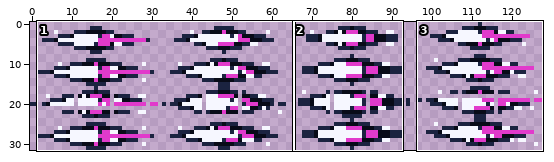
Pixel-art file: game/assets/source/animation/weapon_spectrum_collapse_attack.aseprite. Above, an overview of the earlier version with the close-up marked.
Close-up. Old version:
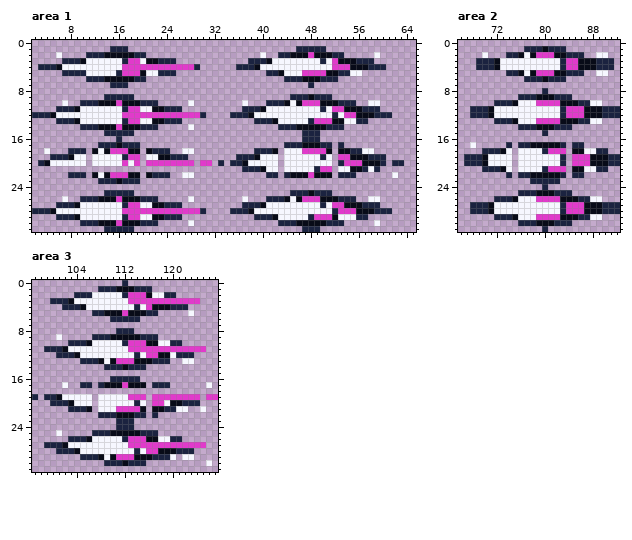
128x32 pixels, 1 frame. Shown: area 1: x 2..65, y 0..31; area 2: x 66..92, y 0..31; area 3: x 97..127, y 0..31.
After the commit:
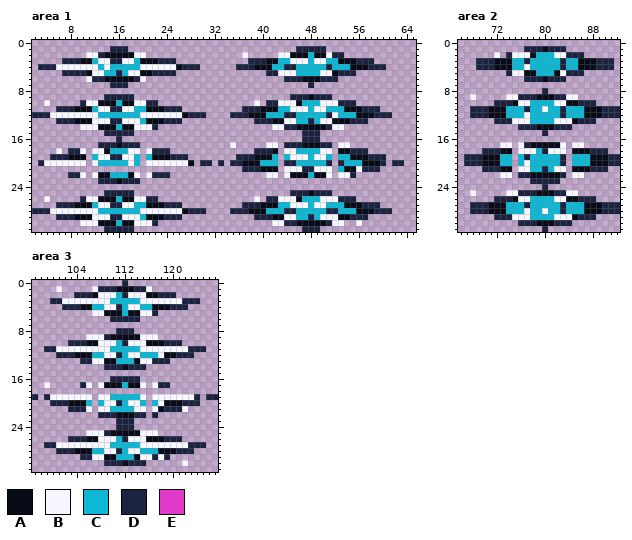
Palette (. is transparent): A #080b18  B #f6f7ff  C #0eb8d4  D #1b2340  E #e13acb
The author wrote: fix(art): distinguish evolved weapon attack animations
Difference:
Area 1:
y 2: x 6 B -> .; x 11..12 DD -> BB; x 19..20 DD -> BB; x 37 . -> B; x 40 B -> .; x 43..44 DD -> BB; x 48 E -> C; x 51 A -> B; x 59 B -> .
y 3: x 11..12 BB -> AC; x 15..20 BBDEEB -> DDBBCA; x 42..44 BBB -> ACC; x 48 B -> C; x 50..52 DBE -> BCC
y 4: x 6 A -> B; x 13 B -> C; x 15..28 BBEEEEEEEEEEEE -> CCCCCBBBBBBADD; x 40..54 BBBBBBBBBBBBEEE -> AACCDDCCCCCDCCC
y 5: x 11 B -> A; x 14..15 BB -> CC; x 17..19 EEE -> CBB; x 21..22 BB -> AD; x 43 A -> B; x 46..51 BEEEEA -> CCCCBB; x 55..56 BB -> D.
y 6: x 11 D -> B; x 20 D -> B
y 10: x 4 . -> B; x 7 B -> .; x 11..12 DD -> BB; x 16 E -> C; x 19..20 AD -> BB; x 28 B -> .; x 37 B -> .; x 39 . -> B; x 43..44 DA -> BB; x 47..52 EEEAAA -> CCCBBB; x 58..59 BB -> ..
y 11: x 10..12 BBB -> AAC; x 15..21 BBDEEBB -> DDBBCCA; x 41..44 BBBB -> AACC; x 48 B -> C; x 50..53 DBEE -> BCCC
y 12: x 5 A -> B; x 13..29 BBBBEEEEEEEEEEEEE -> CCCCCCCBBBBBBBADD; x 39..55 BBBBBBBBBBBBBDBEE -> AACCCDDCCCCCDBCCC
y 13: x 10..11 BB -> AA; x 15..21 BBDEEBB -> DDBBBCA; x 43 B -> A; x 46..47 BB -> CC; x 49..51 EEE -> CBB; x 54..55 BB -> AD
y 14: x 10..12 DDD -> BBB; x 16 E -> C; x 19..21 ADD -> BBB; x 28 B -> .; x 42..43 .D -> BB; x 52..53 DD -> BB
y 17: x 35 . -> B; x 41..42 .. -> BB; x 53..54 D. -> BB
y 18: x 4 B -> .; x 6 . -> B; x 10 D -> B; x 12 A -> B; x 15..19 EEEAA -> CCCBB; x 21 A -> B; x 27..28 BB -> ..; x 46..51 BEEEEA -> CCCCBB; x 57..58 BB -> D.
y 19: x 9..10 BB -> AA; x 12 B -> C; x 15..19 BBDEE -> DDBBC; x 21..22 BB -> CA; x 40..42 BBB -> AAC; x 44 B -> C; x 48 B -> C; x 50..51 DB -> BC; x 53..54 EE -> CC
y 20: x 4 A -> B; x 13..17 BBBBE -> CCCCC; x 19 E -> C; x 21..28 EEEEEEEE -> BBBBBBBA; x 30..31 EE -> DD; x 38..42 BBBBB -> AACCC; x 44..51 BBBBBBBB -> DDCCCCCD; x 54..56 EEE -> CCC
y 21: x 41..42 BB -> AA; x 47..51 BBDEE -> DDBBB; x 53..54 BB -> CA; x 56 A -> B; x 58 B -> D
y 22: x 10 D -> B; x 12..13 AB -> BA; x 15..17 EEE -> CCC; x 19 A -> B; x 21 A -> B; x 27..28 BB -> ..; x 41..42 DD -> BB; x 44 D -> B; x 48 E -> C; x 51 A -> B; x 53..54 DD -> BB; x 62 B -> .
y 26: x 4 . -> B; x 7 B -> .; x 11..12 DD -> BB; x 16 E -> C; x 19..20 AD -> BB; x 28 B -> .; x 37 B -> .; x 39 . -> B; x 43..44 DA -> BB; x 47..52 EEEAAA -> CCCBBB; x 58..59 BB -> ..
y 27: x 10..12 BBB -> AAC; x 15..21 BBDEEBB -> DDBBCCA; x 41..44 BBBB -> AACC; x 48 B -> C; x 50..53 DBEE -> BCCC
y 28: x 5 A -> B; x 13..29 BBBBEEEEEEEEEEEEE -> CCCCCCCBBBBBBBADD; x 39..51 BBBBBBBBBBBBB -> AACCCDDCCCCCD; x 53..55 EEE -> CCC
y 29: x 10..11 BB -> AA; x 15..21 BBDEEBB -> DDBBBCA; x 43 B -> A; x 46..47 BB -> CC; x 49..55 EEEABBB -> CBBBAAD
y 30: x 10..12 DDD -> BBB; x 16 E -> C; x 19..21 ADD -> BBB; x 28 B -> .; x 42..43 .D -> BB; x 52..53 DD -> BB; x 56 . -> B; x 59 B -> .
Area 2:
y 2: x 70 B -> .; x 72 . -> B; x 75..76 DA -> BB; x 79..83 EEEAA -> CCCBB; x 89..90 BB -> ..
y 3: x 73..82 BBBBBBBBBB -> AACCDCCCCC; x 84..85 EE -> CC
y 4: x 73..76 BBBB -> AACC; x 78..82 BBBBB -> CCCCC; x 84..85 EE -> CC
y 5: x 75..77 DAB -> BBA; x 79..81 EEE -> CCC; x 83 A -> B; x 89..90 BB -> ..
y 9: x 68 . -> B; x 74..75 .. -> BB; x 84..85 D. -> BB
y 10: x 78..83 BEEEEA -> CCCCBB; x 88..89 BB -> D.
y 11: x 72..79 BBBBBBBB -> AACCCDCC; x 81..82 BB -> CC; x 84..86 EEE -> CCC
y 12: x 72..76 BBBBB -> AACCC; x 78..82 BBBBB -> CCCCC; x 84..86 EEE -> CCC
y 13: x 75 A -> B; x 78..84 BEEEEAA -> CCCCBBB; x 88..89 BB -> D.
y 17: x 68 B -> .; x 73..74 .D -> BB; x 76 D -> B; x 83 D -> B; x 85..86 DD -> BB
y 18: x 74 B -> A; x 79 B -> C; x 81..83 EEE -> BBB; x 87..88 BB -> AD
y 19: x 71..74 BBBB -> AACC; x 76..82 BBBBBBB -> CDCCCCC; x 85..87 EEE -> CCC
y 20: x 71..74 BBBB -> AACC; x 76 B -> C; x 78..82 BBBBB -> CCCCC; x 85..87 EEE -> CCC
y 21: x 74 B -> A; x 78..79 BB -> CC; x 81..83 EEE -> CBB; x 87..88 BB -> AD
y 22: x 73..74 .D -> BB; x 85..86 DD -> BB
y 25: x 68 . -> B; x 74..75 .. -> BB; x 84..85 D. -> BB
y 26: x 78..83 BEEEEA -> CCCCBB; x 88..89 BB -> D.
y 27: x 72..82 BBBBBBBBBBB -> AACCCDCCCCC; x 84..86 EEE -> CCC
y 28: x 72..76 BBBBB -> AACCC; x 78..79 BB -> CC; x 81..82 BB -> CC; x 84..86 EEE -> CCC
y 29: x 75 A -> B; x 78..84 BEEEEAA -> CCCCBBB; x 88..89 BB -> D.
Area 3:
y 1: x 101 . -> B; x 107 . -> B; x 116 D -> B
y 2: x 107 B -> A; x 111 B -> C; x 113..115 EEE -> BBB; x 117..118 BB -> AD
y 3: x 102..103 DA -> BB; x 110..124 BBBEEEEEEEEEEEE -> CCCCCBBBBBBBDDD
y 4: x 106..108 BBB -> ACC; x 111..112 BB -> DC; x 114..116 DBE -> BCC
y 5: x 107..108 DD -> BB; x 112 E -> C; x 115..116 AD -> BB; x 123 B -> .
y 9: x 101 B -> .; x 106..108 .DD -> BBB; x 115..117 DDD -> BBB
y 10: x 107 B -> A; x 111 B -> C; x 113..115 EEE -> BBB; x 118..119 BB -> AD
y 11: x 101..102 DA -> BB; x 110..125 BBBEEEEEEEEEEEEE -> CCCCCBBBBBBBBDDD
y 12: x 105..108 BBBB -> AACC; x 111..112 BB -> DC; x 114..118 DBEEA -> BCCCB; x 120 B -> A
y 13: x 107..109 DAB -> BBA; x 111..113 EEE -> CCC; x 115..116 AA -> BB; x 122..123 BB -> ..
y 17: x 99 . -> B; x 102 B -> .; x 106 D -> B; x 108 D -> B; x 112 E -> C; x 115 A -> B; x 117 D -> B; x 126 B -> .
y 19: x 100..101 DA -> BB; x 110..115 BBBEEE -> CCCCCB; x 117..124 EEEEEEEE -> BBBBBBBD; x 126..127 EE -> DD
y 20: x 104..106 BBB -> AAC; x 108 B -> C; x 111..112 BB -> DC; x 114..115 DB -> BC; x 117..119 EEB -> CBA
y 21: x 106 A -> B; x 110..115 BEEEEA -> CCCCBB; x 117 A -> B; x 121 B -> D; x 125 B -> .
y 25: x 101 B -> .; x 106..108 .DD -> BBB; x 115..117 DDD -> BBB
y 26: x 107 B -> A; x 111 B -> C; x 113..115 EEE -> BBB; x 118..119 BB -> AD
y 27: x 101..102 DA -> BB; x 110..125 BBBEEEEEEEEEEEEE -> CCCCCBBBBBBBBDDD
y 28: x 105..108 BBBB -> AACC; x 111..112 BB -> DC; x 114..117 DBEE -> BCCC
y 29: x 107..109 DAB -> BBA; x 111..113 EEE -> CCC; x 115..116 AA -> BB; x 118 D -> B; x 120 B -> .; x 122..123 BB -> ..
y 30: x 122 . -> B; x 126 B -> .
